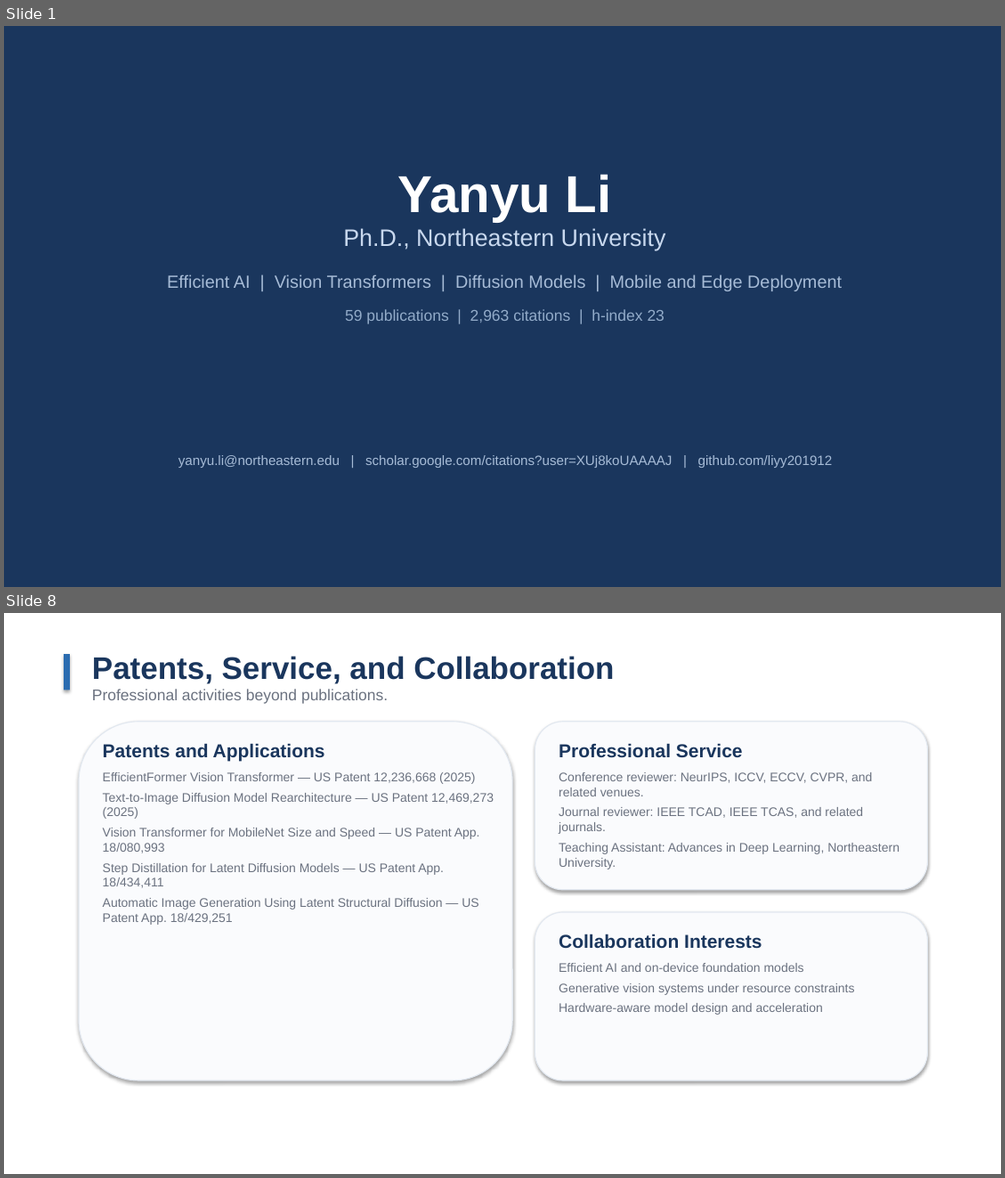
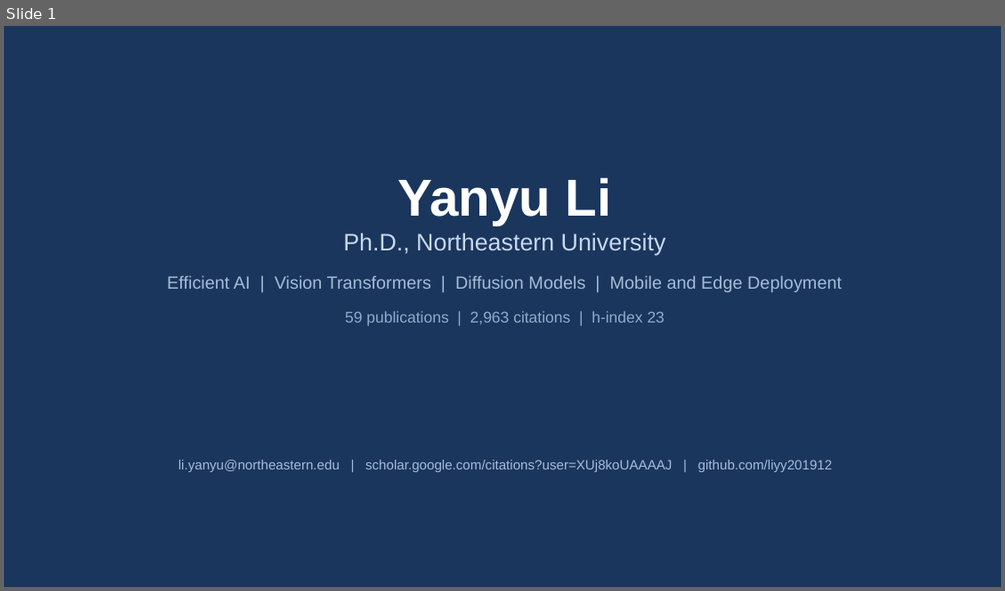
Before and after one commit to liyy201912/yy-webpage, a slide deck: presentation.pptx. Shown one above the other, each under a label of ours: slides 1 and 8 before the commit, slide 1 after it; the slides between them are not shown. The pictures are 1005x1178 and 1005x591 pixels, drawn with LibreOffice and Linux fonts; fonts in the diff are those of the drawing. Boxes give left, top, right and bottom in pixels: in the first picture for what was removed or moved away, otherwise in the second. Text is boxed around its words. In the diff, an @@ line names an element or a change of style, - is before the commit and + after.

```diff
--- a/presentation.pptx
+++ b/presentation.pptx
@@ slide 8 removed at [4,613,1001,1174], background #FFFFFF @@
@@ rectangle removed at [64,654,70,690] @@
@@ text removed at [92,656,614,704] @@
-Patents, Service, and Collaboration
-Professional activities beyond publications.
@@ rounded rectangle removed at [79,722,512,1080] @@
@@ text removed at [103,743,494,925] @@
-Patents and Applications
-EfficientFormer Vision Transformer — US Patent 12,236,668 (2025)
-Text-to-Image Diffusion Model Rearchitecture — US Patent 12,469,273 (2025)
-Vision Transformer for MobileNet Size and Speed — US Patent App. 18/080,993
-Step Distillation for Latent Diffusion Models — US Patent App. 18/434,411
-Automatic Image Generation Using Latent Structural Diffusion — US Patent App. 18/429,251
@@ rounded rectangle removed at [535,722,928,890] @@
@@ text removed at [558,743,899,869] @@
-Professional Service
-Conference reviewer: NeurIPS, ICCV, ECCV, CVPR, and related venues.
-Journal reviewer: IEEE TCAD, IEEE TCAS, and related journals.
-Teaching Assistant: Advances in Deep Learning, Northeastern University.
@@ rounded rectangle removed at [535,912,928,1080] @@
@@ text removed at [558,933,855,1014] @@
-Collaboration Interests
-Efficient AI and on-device foundation models
-Generative vision systems under resource constraints
-Hardware-aware model design and acceleration
@@ slide 1 changed as well @@
@@ text at [343,232,666,255]: less space between paragraphs @@
@@ text at [178,459,833,472]: text changed @@
-yanyu.li@northeastern.edu | scholar.google.com/citations?user=XUj8koUAAAAJ | github.com/liyy201912
+li.yanyu@northeastern.edu | scholar.google.com/citations?user=XUj8koUAAAAJ | github.com/liyy201912
```
Also in this commit, not shown: 3 other slides changed, 3 slides added, 4 other slides removed, 3 other files.
